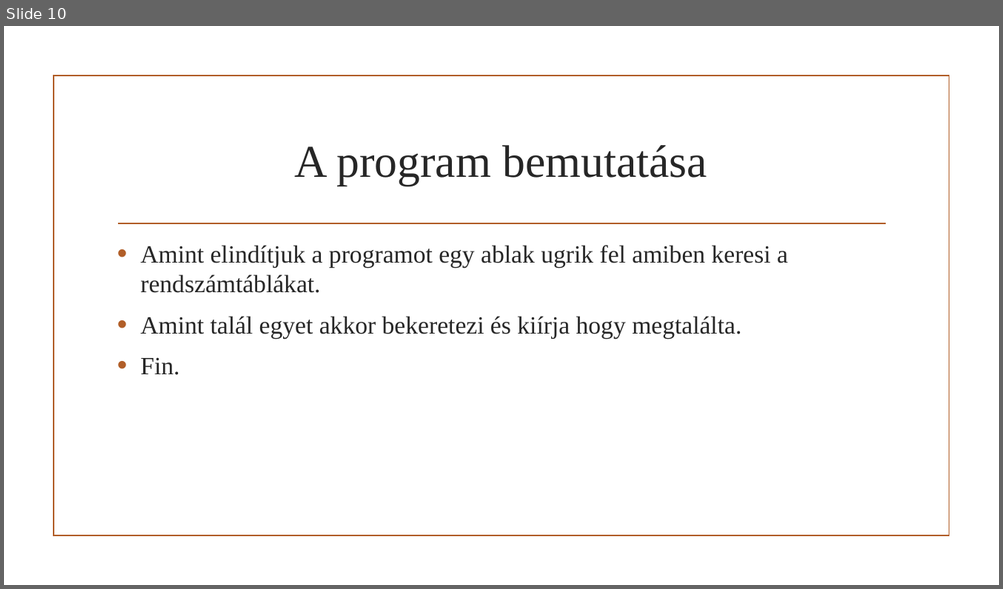
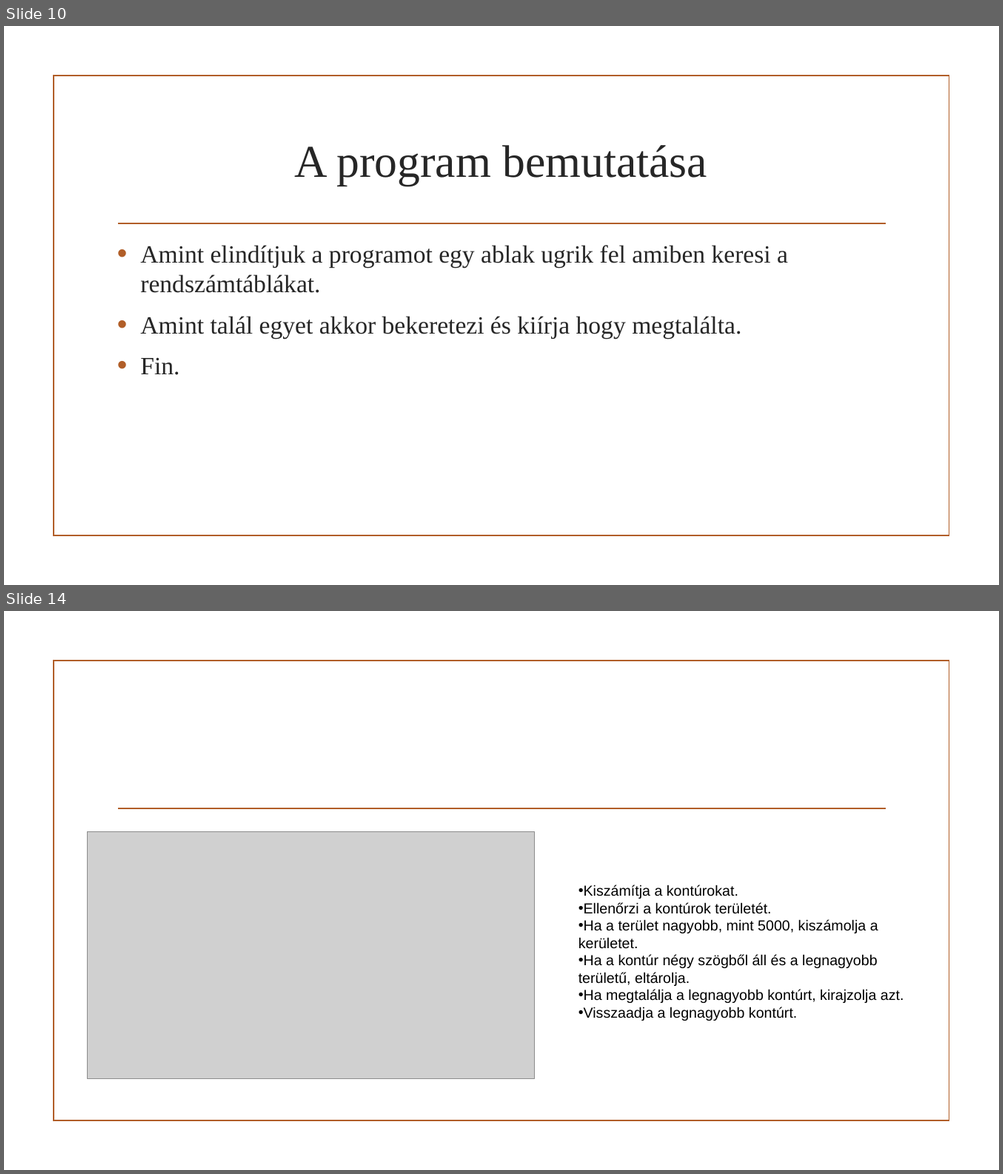
Before and after one commit to MolnarMark-HUN/Project, a slide deck: Projekt prezi.pptx. Shown one above the other, each under a label of ours: slide 10 before the commit, slides 10 and 14 after it; the slides between them are not shown. The pictures are 1003x589 and 1003x1174 pixels, drawn with LibreOffice and Linux fonts; fonts in the diff are those of the drawing; grey boxes stand for pictures; background and template pictures are left out. Boxes give left, top, right and bottom in pixels: in the first picture for what was removed or moved away, otherwise in the second. Text is boxed around its words. In the diff, an @@ line names an element or a change of style, - is before the commit and + after.

```diff
--- a/Projekt prezi.pptx
+++ b/Projekt prezi.pptx
@@ slide 14 added at [4, 611, 999, 1170], background picture (left out); not listed: 2 template elements that a slide beside it also shows @@
@@ picture added at [87, 832, 535, 1079] @@
@@ text added at [578, 885, 904, 1021], 14 pt, text #000000 @@
+• Kiszámítja a kontúrokat.
+• Ellenőrzi a kontúrok területét.
+• Ha a terület nagyobb, mint 5000, kiszámolja a kerületet.
+• Ha a kontúr négy szögből áll és a legnagyobb területű, eltárolja.
+• Ha megtalálja a legnagyobb kontúrt, kirajzolja azt.
+• Visszaadja a legnagyobb kontúrt.
```
Also in this commit, not shown: 7 slides changed, 8 other slides added.
